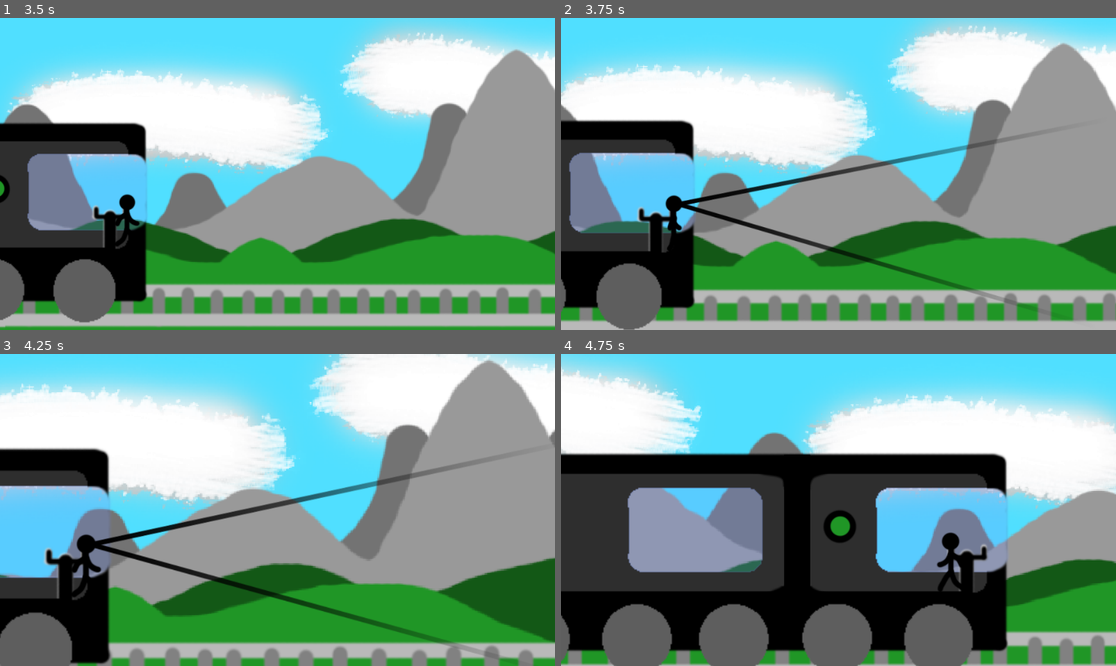
Above: before the commit, frames 1-4 (two rows, left to right).
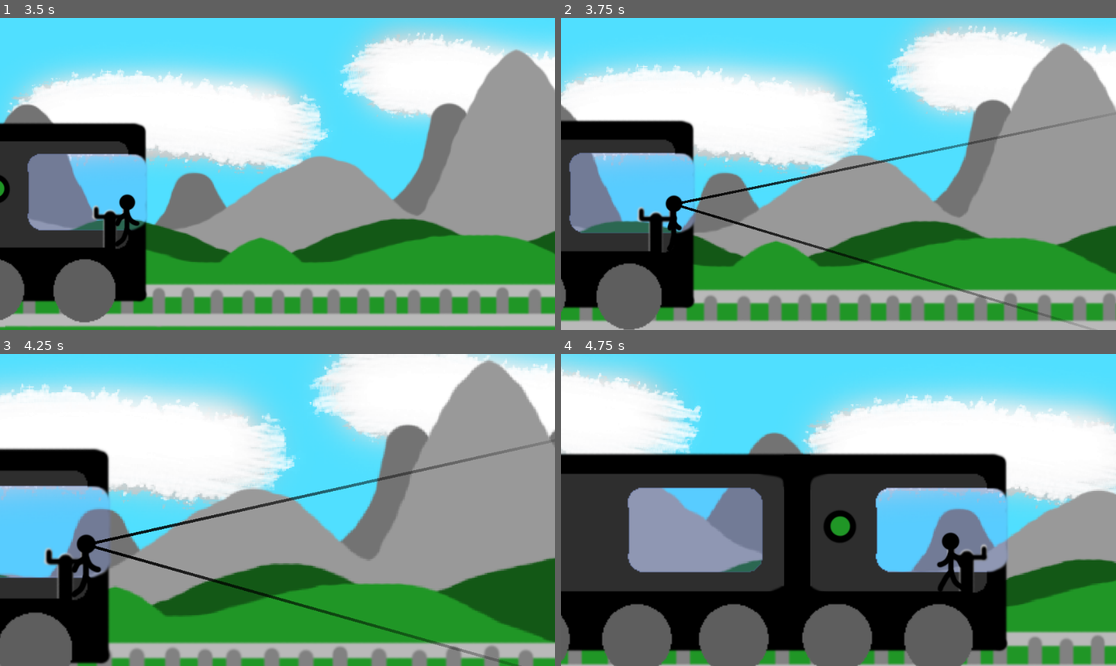
Above: after the commit, the same moments.

Repository: cullumi/unseen-passenger
Game: Godot game, scene res://Main.tscn
Two runs of this game, one before a commit and one after it. Both use one fixed random seed, a clock stepped at 60 frames per second and the inputs below.
Inputs (mouse positions are in pixels of both pictures, inside the frame that each line leads up to):
- Up to frame 1 (3.5 s): move the mouse to (399, 158) at 0.52 s; hold Down (look_down) 0.53-1.28 s; hold D (move_right) 0.53-2.03 s; tap Left (look_left) at 0.8, 1.35 s; move the mouse to (166, 189) at 1.27 s; tap Right (look_right) at 1.55 s; move the mouse to (333, 105) at 2.02 s; hold A (move_left) 2.03-2.78 s; hold Right (look_right) 2.03-2.78 s; tap Up (look_up) at 2.3, 2.85 s; move the mouse to (249, 236) at 2.77 s; hold D (move_right) from 2.78 s (still down); right-click (249, 236) at 3.05 s
- Up to frame 2 (3.75 s): keep holding D (move_right); move the mouse to (1005, 220) at 3.52 s; hold Right mouse button (player_focus) from 3.53 s (still down)
- Up to frame 3 (4.25 s): keep holding D (move_right); keep holding Right mouse button (player_focus); tap Shift (player_sprint) at 3.8 s
- Up to frame 4 (4.75 s): move the mouse to (672, 463) at 4.27 s; release D (move_right) at 4.28 s; release Right mouse button (player_focus) at 4.28 s; hold A (move_left) from 4.28 s (still down); tap Shift (player_sprint) at 4.35 s; tap Caps Lock (player_view_lock) at 4.55 s

Frame 1 is identical in both runs. In frame 2, 2.1% of the frame differs, in the area x 21-95%, y 32-100%; in frame 3, 2.7%, in the area x 17-100%, y 27-100%; in frame 4, nothing differs.

Commit message:
Started Sightline Improvements, Began Improved State System
*Actually Ready for Use*
+ Reorganized Assets, Renamed Folders
+ Added Echo Sprite
+ Added SingleSightline Sprite (for more finite control over the focus guide)
+ Added game thumbnail (already added to Itch.io)

*Written, but no implemented*
+ Added state system, generalized off of the Godot Docs' state design pattern example.
+ Began writing a Character script; added placeholder scripts for refactoring the Player and UnseenPassenger as extensions of the Character script.
+ Began writing a character movement state system (might not be necessary, but we'll see)
+ Added a PlayerInput script specifically for handling player inputs in a clean, modular way.

Diff:
--- /dev/null
+++ b/The Unseen Passenger/Char State Refactor/CharacterScripts/Character.gd
@@ -0,0 +1,78 @@
+class_name Character
+
+extends KinematicBody2D
+
+export (float) var walk_speed = 120
+export (float) var sneak_speed = 50
+export (float) var sprint_speed = 300
+export (float) var strafe_modifier = 0.75
+export (float) var gravity = 200
+
+onready var body = $Sprites/BaseS
+onready var limbs:AnimatedSprite = $Sprites/LimbsAS
+
+var move_dir:Vector2 = Vector2()
+var look_dir:Vector2 = Vector2()
+var speed:float  = walk_speed
+var velocity:Vector2 = Vector2(0, gravity)
+var is_flipped:bool = false
+var lock_view:bool = false
+
+var walk_audio_loop = null
+
+const ANIM_WALK = "Walking"
+const ANIM_RUN = "Running"
+const ANIM_IDLE = "Idle"
+
+# Inputs
+var sprint = false
+var view_changed = false
+var is_focusing = false
+var focus_zoom_scale = 0.75
+
+# State
+
+var state
+
+func _ready() : state = PersistentState.new(self, CharFactory)
+func set_sprint(sprint) : state.execute("toggle_sprint", sprint)
+func toggle_view_lock() : state.execute("toggle_view_lock")
+
+# High Level Movement
+
+func sneak():
+	speed = sneak_speed
+	limbs.animation = ANIM_WALK
+
+func walk():
+	speed = walk_speed
+	limbs.animation = ANIM_WALK
+
+func run():
+	speed = sprint_speed
+	limbs.animation = ANIM_RUN
+
+func idle():
+	speed = 0
+	limbs.animation = ANIM_IDLE
+
+func is_strafing():
+	return (is_flipped and move_dir.x > 0) or (not is_flipped and move_dir.x < 0)
+
+
+# Low Level Movement
+
+func construct_velocity():
+	if (!is_on_floor()):
+		velocity.y = +gravity
+	else:
+		velocity.y = 0
+	velocity.x = move_dir.x * speed
+
+func apply_velocity():
+	move_and_slide(velocity, Vector2.UP)
+
+func set_flip_h(flipped:bool):
+	is_flipped = flipped
+	body.set_flip_h(flipped)
+	limbs.set_flip_h(flipped)
--- /dev/null
+++ b/The Unseen Passenger/Char State Refactor/CharacterScripts/NewPassenger.gd
@@ -0,0 +1 @@
+extends Character
--- /dev/null
+++ b/The Unseen Passenger/Char State Refactor/CharacterScripts/NewPlayer.gd
@@ -0,0 +1 @@
+extends Character
--- /dev/null
+++ b/The Unseen Passenger/Char State Refactor/CharacterScripts/PlayerInput.gd
@@ -0,0 +1,64 @@
+extends Node
+
+var player:Player
+
+# Vector Weight Constants
+const MASK_NEW = -2
+const PREFER_OLD = -1
+const NEUTRAL = 0
+const PREFER_NEW = 1
+const MASK_OLD = 2
+
+# Last Event
+var event = null
+
+func _init(player:Player):
+	self.player = player
+
+# Actions
+func action_press(action) : return event.is_action_pressed(action)
+func action_release(action) : return event.is_action_released(action)
+
+func move(dir:Vector2, adj_weight=PREFER_NEW) : player.move_dir = adjust_dir_vector(player.move_dir, dir, adj_weight)
+func look(dir:Vector2, adj_weight=NEUTRAL) : player.look_dir = adjust_dir_vector(player.look_dir, dir, adj_weight)
+func sprint(sprint) : player.set_sprint(sprint)
+func toggle_view_lock() : player.toggle_view_lock()
+func focus(focus) : player.set_focus(focus)
+
+# Triggers
+func _input(event):
+	self.event = event
+	# Moving
+	if action_press("move_left") : move(Vector2.LEFT)
+	elif action_release("move_left") : move(Vector2.RIGHT, MASK_NEW)
+	elif action_press("move_right") : move(Vector2.RIGHT)
+	elif action_release("move_right") : move(Vector2.LEFT, MASK_NEW)
+	# Looking
+	elif action_press("look_left") : look(Vector2.LEFT)
+	elif action_release("look_left") : look(Vector2.LEFT, MASK_OLD)
+	elif action_press("look_right") : look(Vector2.RIGHT)
+	elif action_release("look_right") : look(Vector2.RIGHT, MASK_OLD)
+	elif action_press("look_up") : look(Vector2.UP)
+	elif action_release("look_up") : look(Vector2.UP, MASK_OLD)
+	elif action_press("look_down") : look(Vector2.DOWN)
+	elif action_release("look_down") : look(Vector2.DOWN, MASK_OLD)
+	# Other
+	elif action_press("player_sprint") : sprint(true)
+	elif action_release("player_sprint") : sprint(false)
+	elif action_press("player_view_lock") : toggle_view_lock()
+	# Focus
+	elif action_press("player_focus") : focus(true)
+	elif action_release("player_focus") : focus(false)
+
+func adjust_dir_vector(dir1: Vector2, dir2 : Vector2, weight: int = 0, enable : bool = true):
+	# Assumes both values of the Vector2 are either 1, 0, or -1.
+	# weights: 2s mask values, 1s prioritize values, and 0s are neutral.
+	if (not enable):
+		dir2 *= -1
+	match weight:
+		-2: dir2 *= dir1.normalized().abs()
+		-1: dir1 *= 2
+		1: dir2 *= 2
+		2: dir1 *= dir2.normalized().abs()
+	var dirSum = dir1 + dir2
+	return dirSum.normalized()
--- /dev/null
+++ b/The Unseen Passenger/Char State Refactor/State/Character/char_factory.gd
@@ -0,0 +1,9 @@
+extends StateFactory
+
+class_name CharFactory
+
+func _init():
+	states = {
+		"idle": IdleCharState,
+		"run": RunCharState
+	}
--- /dev/null
+++ b/The Unseen Passenger/Char State Refactor/State/Character/char_state.gd
@@ -0,0 +1,8 @@
+
+extends State
+
+class_name CharState
+
+func _physics_process(delta):
+	source.construct_velocity()
+	source.apply_velocity()
--- /dev/null
+++ b/The Unseen Passenger/Char State Refactor/State/Character/idle_char_state.gd
@@ -0,0 +1,13 @@
+extends CharState
+
+class_name IdleCharState
+
+onready var character:Character = source
+
+# Called when the node enters the scene tree for the first time.
+func _ready():
+	character.speed = 0
+	character.legs.play(character.ANIM_IDLE)
+
+func _flip_direction():
+	character.set_flip_h(not character.flipped)
--- /dev/null
+++ b/The Unseen Passenger/Char State Refactor/State/Character/run_char_state.gd
@@ -0,0 +1,7 @@
+extends CharState
+
+class_name RunCharState
+
+# Called when the node enters the scene tree for the first time.
+func _ready():
+	pass # Replace with function body.
--- /dev/null
+++ b/The Unseen Passenger/Char State Refactor/State/persistent_state.gd
@@ -0,0 +1,30 @@
+# persistent_state.gd
+
+extends Node
+
+class_name PersistentState
+
+var source
+var factory_class
+
+var state
+var state_factory
+
+func _init(source, factory_class):
+	self.source = source
+	self.factory_class = factory_class
+
+func _ready():
+	state_factory = factory_class.new()
+	change_state("idle")
+
+func execute(method_name, varargs):
+	funcref(state, method_name).callfunc(varargs)
+
+func change_state(new_state_name):
+	if state != null:
+		state.queue_free()
+	state = state_factory.get_state(new_state_name).new()
+	state.setup(funcref(self, "change_state"), source, self)
+	state.name = "current_state"
+	add_child(state)
--- /dev/null
+++ b/The Unseen Passenger/Char State Refactor/State/state.gd
@@ -0,0 +1,14 @@
+# state.gd
+
+extends Node
+
+class_name State
+
+var change_state
+var source
+var persistent_state
+
+func setup(change_state, source, persistant_state):
+	self.change_state = change_state
+	self.source = source
+	self.persistant_state = persistant_state
--- /dev/null
+++ b/The Unseen Passenger/Char State Refactor/State/state_factory.gd
@@ -0,0 +1,11 @@
+# state_factory.gd
+
+class_name StateFactory
+
+var states
+
+func get_state(state_name):
+	if states.has(state_name):
+		return states.get(state_name)
+	else:
+		printerr("No state ", state_name, " in state factory!")
--- /dev/null
+++ b/The Unseen Passenger/Char State Refactor/StateExamples/PassengerStateMachine.gd
@@ -0,0 +1,203 @@
+extends StateMachine
+
+#Constants
+var STALKING = "stalking"
+var FLEEING = "fleeing"
+var APPROACHING = "approaching"
+var WAITING = "waiting"
+var TELEPORTING = "teleporting"
+var RUNFORIT = "runforit"
+var LAST = "last"
+
+func _init():
+	states = {
+		"stalking": State.new(self, "stalking", [FLEEING, WAITING, APPROACHING]),
+		"fleeing": UPState.new(self, "fleeing", [WAITING, APPROACHING]),
+		"waiting": UPState.new(self, "waiting", [STALKING, FLEEING, APPROACHING, TELEPORTING]),
+		"approaching": UPState.new(self, "approaching", [STALKING, FLEEING, TELEPORTING]),
+		"runforit":UPState.new(self, "runforit", []),
+		"teleporting": UPState.new(self, "teleporting", [LAST, TELEPORTING]),
+	}
+	status = {
+		"confrontational":false,
+		"rushing":false,
+		"cautious":false,
+		"afraid":false,
+
+		"seen":false,
+		"endangered":false,
+		"safe":true,
+		"detected":false,
+		"detector_mid_blink":false,
+
+		"locked_in":false,
+		"cornered":false,
+		"player_close":false,
+		"player_near":false,
+		"player_medium":false,
+		"player_far":false,
+	}
+	params = {
+		"recent_blinks":0,
+	}
+
+# Stalking
+
+func state_stalking():
+	up.dir.x = 1
+	up.speed = up.sneak_speed
+	up.limbs.animation = "Walking"
+	up.set_flip_h(false)
+	reset_param("recent_blinks")
+	print("Stalking...")
+
+# --> fleeing
+func test_stalking_fleeing():
+	return status.seen and status.player_close
+func transition_stalking_fleeing():
+	print("Fleeing!")
+#	status.afraid = true
+	start(FLEEING)
+
+# --> waiting
+func test_stalking_waiting():
+	return status.seen and status.player_near
+func transition_stalking_waiting():
+	set_status("cautious", false)
+	start(WAITING)
+
+# --> approaching
+func test_stalking_approaching():
+	return status.seen and status.player_medium
+func transition_stalking_approaching():
+#	status.confrontational = true
+	start(APPROACHING)
+
+
+# Fleeing
+
+func state_fleeing():
+	up.dir.x = -1
+	up.speed = up.sprint_speed
+	up.limbs.animation = "Walking"
+	up.set_flip_h(true)
+
+# --> waiting
+func test_fleeing_waiting():
+	return not status.seen or status.player_far or status.cornered
+func transition_fleeing_waiting():
+	up.start_caution_timer()
+	start(WAITING)
+
+# --> approaching
+func test_fleeing_approaching():
+	return status.seen and status.cornered and status.player_close
+func transition_fleeing_approaching():
+#	status.confrontational = true
+	start(APPROACHING)
+
+
+# Waiting
+
+func state_waiting():
+	up.speed = 0
+	up.limbs.animation = "Idle"
+	up.set_flip_h(false)
+
+# --> stalking
+func test_waiting_stalking():
+	return not status.seen and not status.cautious
+func transition_waiting_stalking():
+	start(STALKING)
+
+# --> fleeing
+func test_waiting_fleeing():
+	return status.seen and (status.player_close or (status.cautious and status.player_far))
+func transition_waiting_fleeing():
+	start(FLEEING)
+
+# --> approaching
+func test_waiting_approaching():
+	return status.seen and status.player_far and not status.cautious
+func transition_waiting_approaching():
+	start(APPROACHING)
+
+# --> teleporting
+func test_waiting_teleporting():
+	return status.seen and status.detector_mid_blink
+func transition_waiting_teleporting():
+	start(TELEPORTING)
+
+
+# Approaching
+
+func state_approaching():
+	up.dir.x = up.player_dir().x
+	up.limbs.animation = "Walking"
+	if (up.dir.x < 0):
+		up.speed = up.back_speed
+	elif (up.dir.x > 0):
+		up.speed = up.forward_speed
+	else:
+		up.limbs.animation = "Idle"
+	up.set_flip_h(false)
+
+# --> stalking
+func test_approaching_stalking():
+	return not status.seen or status.player_far
+func transition_approaching_stalking():
+	status.confrontational = false
+	start(STALKING)
+
+# --> fleeing
+func test_approaching_fleeing():
+	return status.seen and status.player_close and not status.confrontational
+func transition_approaching_fleeing():
+	start(FLEEING)
+
+# --> teleporting
+func test_approaching_teleporting():
+	return status.seen and status.detector_mid_blink
+func transition_approaching_teleporting():
+	status.confrontational = true
+	start(TELEPORTING)
+
+
+# RunForIt
+
+func state_runforit():
+	up.dir.x = 1.5
+	up.speed = up.forward_speed
+	up.limbs.animation = "Running"
+	up.set_flip_h(false)
+
+
+# Teleporting
+
+func state_teleporting():
+	var rand = randi()
+	var mod_close = 4 if status.player_close else 1
+	var mod_near = 2 if status.player_near else 1
+	if not rand % clamp(5 - (params.recent_blinks * mod_close * mod_near), 1, 100):
+		if not status.player_close:
+			up.spooky_approach()
+		else:
+			up.leap_frog()
+			start(RUNFORIT)
+	else:
+		up.speed = 0
+		up.limbs.animation = "Idle"
+		up.set_flip_h(false)
+
+# --> last state
+func test_teleporting_last():
+	return status.seen and not status.detector_mid_blink and not status.player_close
+func transition_teleporting_last():
+	start_last()
+
+# --> self
+func test_teleporting_teleporting():
+	return status.seen and not status.detector_mid_blink and status.player_close
+func transition_teleporting_teleporting():
+	print("Teleport Again")
+	start(TELEPORTING)
--- /dev/null
+++ b/The Unseen Passenger/Char State Refactor/StateExamples/PlayerStateMachine.gd
@@ -0,0 +1 @@
+extends StateMachine
--- /dev/null
+++ b/The Unseen Passenger/Char State Refactor/StateExamples/StateMachine.gd
@@ -0,0 +1,71 @@
+class_name StateMachine
+extends Object
+
+
+# States
+var state : String
+var last_state : String
+var states : Dictionary
+
+
+# Statuses
+var status : Dictionary
+
+
+# Params
+var params : Dictionary
+
+
+# Starters
+func start(state:String):
+	print("Next is: " + state)
+	set_state(state)
+	perform()
+
+func start_last():
+	print("Last was " + last_state)
+	set_state(self.last_state)
+	perform()
+
+func perform():
+	states[self.state].perform()
+
+
+# Transitioners
+func transition_to(target_state:String):
+	states[self.state].transition(target_state)
+
+func auto_transition():
+	return states[self.state].auto_transition()
+
+
+# Printers
+func print_state():
+	states[state].run_something(self, "alt_print_state")
+
+func alt_print_state():
+	print("State: " + state)
+
+func print_status():
+	var string = ""
+	for key in status.keys():
+		string = string + key + ":" + String(status[key]) + "  "
+	print(string)
+
+
+# Setters
+func set_status(status:String, enable:bool):
+	self.status[status] = enable
+
+func set_param(param:String, value:int):
+	self.params[param] = value
+
+func inc_param(param:String):
+	self.params[param] += 1
+
+func reset_param(param:String):
+	self.params[param] = 0
+
+func set_state(state:String):
+	self.last_state = self.state
+	self.state = state
--- /dev/null
+++ b/The Unseen Passenger/Char State Refactor/StateExamples/idle_state.gd
@@ -0,0 +1,23 @@
+#idle_state.gd
+
+extends State
+
+class_name IdleState
+
+func _ready():
+	animated_sprite.play("Idle")
+
+func _flip_direction():
+	animated_sprite.flip_h = not animated_sprite.flip_h
+
+func move_left():
+	if animated_sprite.flip_h:
+		change_state.call_func("run")
+	else:
+		_flip_direction()
+
+func move_right():
+	if not animated_sprite.flip_h:
+		change_state.call_func("run")
+	else:
+		_flip_direction()
--- /dev/null
+++ b/The Unseen Passenger/Char State Refactor/StateExamples/run_state.gd
@@ -0,0 +1,32 @@
+#run_state.gd
+
+extends State
+
+class_name RunState
+
+var move_speed = Vector2(180, 0)
+var min_move_speed = 0.005
+var friction = 0.32
+
+func _ready():
+	animated_sprite.play("run")
+	if animated_sprite.flip_h:
+		move_speed.x *= -1
+	persistent_state.velocity += move_speed
+
+func _physics_process(_delta):
+	if abs(persistent_state.velocity.x) < min_move_speed:
+		change_state.call_func("idle")
+	persistent_state.velocity.x *= friction
+
+func move_left():
+	if animated_sprite.flip_h:
+		persistent_state.velocity += move_speed
+	else:
+		change_state.call_func("idle")
+
+func move_right():
+	if not animated_sprite.flip_h:
+		persistent_state.velocity += move_speed
+	else:
+		change_state.call_func("idle")
--- a/The Unseen Passenger/Parts/Characters/CharacterAnim.tres
+++ b/The Unseen Passenger/Parts/Characters/CharacterAnim.tres
@@ -6,9 +6,9 @@
 
 [resource]
 animations = [ {
-"frames": [ ExtResource( 1 ) ],
+"frames": [ ExtResource( 1 ), ExtResource( 2 ), ExtResource( 2 ), ExtResource( 2 ) ],
 "loop": true,
-"name": "Idle",
+"name": "Walking",
 "speed": 5.0
 }, {
 "frames": [ ExtResource( 1 ), ExtResource( 1 ), ExtResource( 3 ), ExtResource( 3 ), ExtResource( 3 ), ExtResource( 3 ) ],
@@ -16,8 +16,8 @@
 "name": "Running",
 "speed": 9.0
 }, {
-"frames": [ ExtResource( 1 ), ExtResource( 2 ), ExtResource( 2 ), ExtResource( 2 ) ],
+"frames": [ ExtResource( 1 ) ],
 "loop": true,
-"name": "Walking",
+"name": "Idle",
 "speed": 5.0
 } ]
--- a/The Unseen Passenger/Parts/Characters/FocusCone.tscn
+++ b/The Unseen Passenger/Parts/Characters/FocusCone.tscn
@@ -1,6 +1,7 @@
 [gd_scene load_steps=2 format=2]
 
-[ext_resource path="res://Textures/Lights/SuperBigSightLines.png" type="Texture" id=1]
+[ext_resource path="res://Textures/SightLines/SuperBigSightLines.png" type="Texture" id=1]
+
 
 [node name="FocusCone" type="Light2D"]
 rotation = 3.14159
--- a/The Unseen Passenger/Parts/Characters/FocusDetector.tscn
+++ b/The Unseen Passenger/Parts/Characters/FocusDetector.tscn
@@ -1,8 +1,9 @@
-[gd_scene load_steps=4 format=2]
+[gd_scene load_steps=5 format=2]
 
-[ext_resource path="res://Textures/Lights/SightLinesGuideBlack.png" type="Texture" id=1]
+[ext_resource path="res://Textures/SightLines/SightLinesGuideBlack.png" type="Texture" id=1]
 [ext_resource path="res://Parts/Characters/FocusDetector.gd" type="Script" id=2]
-[ext_resource path="res://Textures/Lights/SuperBigSightLines.png" type="Texture" id=3]
+[ext_resource path="res://Textures/SightLines/SuperBigSightLines.png" type="Texture" id=3]
+[ext_resource path="res://Textures/SightLines/SingleSightline.png" type="Texture" id=4]
 
 [node name="FocusDetector" type="Position2D"]
 position = Vector2( 0, -30.8681 )
@@ -17,11 +18,28 @@
 range_item_cull_mask = 2
 shadow_item_cull_mask = 2
 
-[node name="FocusGuide" type="Sprite" parent="."]
+[node name="OldFocusGuide" type="Sprite" parent="."]
+visible = false
 light_mask = 0
 rotation = 3.14159
 scale = Vector2( 1, -1 )
 texture = ExtResource( 1 )
+
+[node name="FocusGuide" type="Node2D" parent="."]
+
+[node name="SingleSightline" type="Sprite" parent="FocusGuide"]
+rotation = 0.240855
+scale = Vector2( 3, 1 )
+texture = ExtResource( 4 )
+centered = false
+offset = Vector2( 0, -2 )
+
+[node name="SingleSightline2" type="Sprite" parent="FocusGuide"]
+rotation = -0.253073
+scale = Vector2( 3, 1 )
+texture = ExtResource( 4 )
+centered = false
+offset = Vector2( 0, -2 )
 
 [node name="Area2D" type="Area2D" parent="."]
 
--- a/The Unseen Passenger/Parts/Characters/Player.gd
+++ b/The Unseen Passenger/Parts/Characters/Player.gd
@@ -24,6 +24,8 @@
 const NEUTRAL = 0
 const PREFER_NEW = 1
 const MASK_OLD = 2
+
+# Inputs
 var move_left = false
 var move_right = false
 var look_left = false
--- a/The Unseen Passenger/Parts/Characters/Player.tscn
+++ b/The Unseen Passenger/Parts/Characters/Player.tscn
@@ -28,7 +28,7 @@
 [node name="LimbsAS" type="AnimatedSprite" parent="Sprites"]
 frames = ExtResource( 2 )
 animation = "Running"
-frame = 4
+frame = 2
 playing = true
 
 [node name="CamPivot" type="Position2D" parent="."]
--- a/The Unseen Passenger/Parts/Characters/Unseen Passenger.tscn
+++ b/The Unseen Passenger/Parts/Characters/Unseen Passenger.tscn
@@ -3,7 +3,7 @@
 [ext_resource path="res://Parts/Characters/CharacterAnim.tres" type="SpriteFrames" id=1]
 [ext_resource path="res://Textures/Characters/PlayerBase.png" type="Texture" id=3]
 [ext_resource path="res://Parts/Characters/Unseen Passenger.gd" type="Script" id=4]
-[ext_resource path="res://Textures/Lights/InvisibilityAura.png" type="Texture" id=5]
+[ext_resource path="res://Textures/SightLines/InvisibilityAura.png" type="Texture" id=5]
 
 [sub_resource type="CapsuleShape2D" id=1]
 radius = 18.2617
--- a/The Unseen Passenger/project.godot
+++ b/The Unseen Passenger/project.godot
@@ -9,10 +9,65 @@
 config_version=4
 
 _global_script_classes=[ {
+"base": "StateFactory",
+"class": "CharFactory",
+"language": "GDScript",
+"path": "res://Char State Refactor/State/Character/char_factory.gd"
+}, {
+"base": "State",
+"class": "CharState",
+"language": "GDScript",
+"path": "res://Char State Refactor/State/Character/char_state.gd"
+}, {
+"base": "KinematicBody2D",
+"class": "Character",
+"language": "GDScript",
+"path": "res://Char State Refactor/CharacterScripts/Character.gd"
+}, {
+"base": "CharState",
+"class": "IdleCharState",
+"language": "GDScript",
+"path": "res://Char State Refactor/State/Character/idle_char_state.gd"
+}, {
+"base": "State",
+"class": "IdleState",
+"language": "GDScript",
+"path": "res://Char State Refactor/StateExamples/idle_state.gd"
+}, {
+"base": "Node",
+"class": "PersistentState",
+"language": "GDScript",
+"path": "res://Char State Refactor/State/persistent_state.gd"
+}, {
 "base": "KinematicBody2D",
 "class": "Player",
 "language": "GDScript",
 "path": "res://Parts/Characters/Player.gd"
+}, {
+"base": "CharState",
+"class": "RunCharState",
+"language": "GDScript",
+"path": "res://Char State Refactor/State/Character/run_char_state.gd"
+}, {
+"base": "State",
+"class": "RunState",
+"language": "GDScript",
+"path": "res://Char State Refactor/StateExamples/run_state.gd"
+}, {
+"base": "Node",
+"class": "State",
+"language": "GDScript",
+"path": "res://Char State Refactor/State/state.gd"
+}, {
+"base": "Reference",
+"class": "StateFactory",
+"language": "GDScript",
+"path": "res://Char State Refactor/State/state_factory.gd"
+}, {
+"base": "Object",
+"class": "StateMachine",
+"language": "GDScript",
+"path": "res://Char State Refactor/StateExamples/StateMachine.gd"
 }, {
 "base": "Object",
 "class": "UPState",
@@ -25,7 +80,18 @@
 "path": "res://Parts/Characters/Unseen Passenger.gd"
 } ]
 _global_script_class_icons={
+"CharFactory": "",
+"CharState": "",
+"Character": "",
+"IdleCharState": "",
+"IdleState": "",
+"PersistentState": "",
 "Player": "",
+"RunCharState": "",
+"RunState": "",
+"State": "",
+"StateFactory": "",
+"StateMachine": "",
 "UPState": "",
 "UnseenPassenger": ""
 }
Renamed: The Unseen Passenger/Textures/Lights/CrazyBigSightLines.png.import -> The Unseen Passenger/Textures/SightLines/CrazyBigSightLines.png.import
Binary file added: The Unseen Passenger/Textures/SightLines/Echo.aseprite
Renamed: The Unseen Passenger/Textures/Lights/InvisibilityAura.png -> The Unseen Passenger/Textures/SightLines/InvisibilityAura.png
Not shown, changed: The Unseen Passenger/Textures/SightLines/InvisibilityAura.png.import
Renamed: The Unseen Passenger/Textures/Lights/SightLineIndicator.png -> The Unseen Passenger/Textures/SightLines/SightLineIndicator.png
Not shown, added: The Unseen Passenger/Textures/SightLines/SightLineIndicator.png.import
Renamed: The Unseen Passenger/Textures/Lights/SightLines.png.import -> The Unseen Passenger/Textures/SightLines/SightLines.png.import
Renamed: The Unseen Passenger/Textures/Lights/SightLinesGuideBlack.png -> The Unseen Passenger/Textures/SightLines/SightLinesGuideBlack.png
Not shown, added: The Unseen Passenger/Textures/SightLines/SightLinesGuideBlack.png.import
Renamed: The Unseen Passenger/Textures/Lights/SightLinesGuideWhite.png -> The Unseen Passenger/Textures/SightLines/SightLinesGuideWhite.png
Not shown, changed: The Unseen Passenger/Textures/SightLines/SightLinesGuideWhite.png.import
Binary file added: The Unseen Passenger/Textures/SightLines/SingleSightline.aseprite
(and 9 more such lines)
